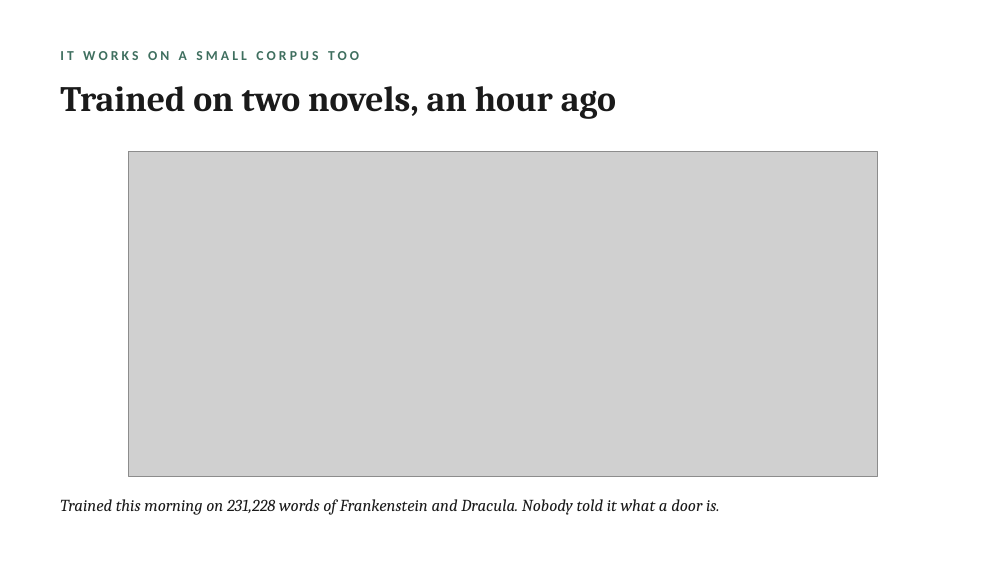
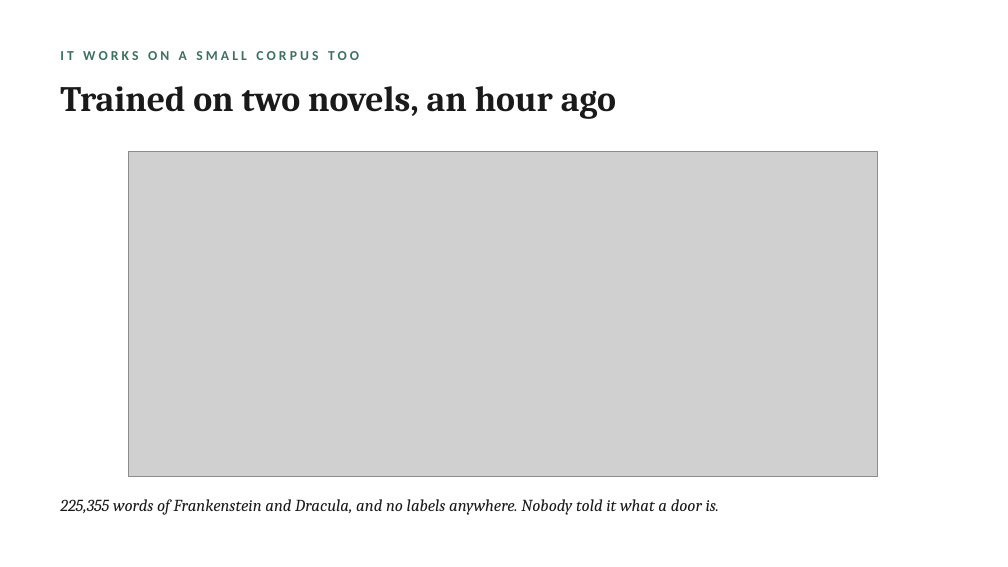
Before and after one commit to lucianli123/culture-as-data-2026, a slide deck: slide 15 of slides/week-04-lecture-draft.pptx (slide 13 before the commit). Drawn at 1008x567 pixels with LibreOffice and Linux fonts; fonts in the diff are those of the drawing; grey boxes stand for pictures. Boxes give left, top, right and bottom in pixels: in the first picture for what was removed or moved away, otherwise in the second. Text is boxed around its words. In the diff, an @@ line names an element or a change of style, - is before the commit and + after.

```diff
--- a/slides/week-04-lecture-draft.pptx
+++ b/slides/week-04-lecture-draft.pptx
@@ text at [60, 499, 719, 515]: text changed @@
-Trained this morning on 231,228 words of Frankenstein and Dracula. Nobody told it what a door is.
+225,355 words of Frankenstein and Dracula, and no labels anywhere. Nobody told it what a door is.
```
Also in this commit, not shown: 3 other slides changed, 7 slides added, 1 slide removed, 11 other files.
